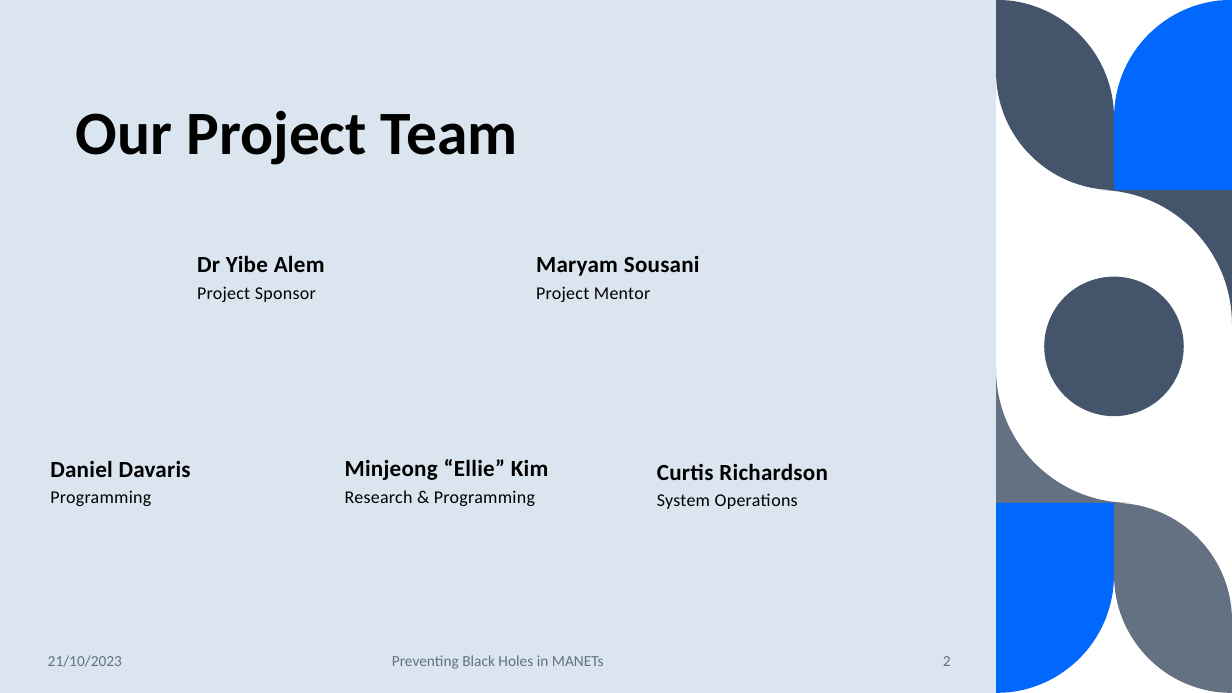
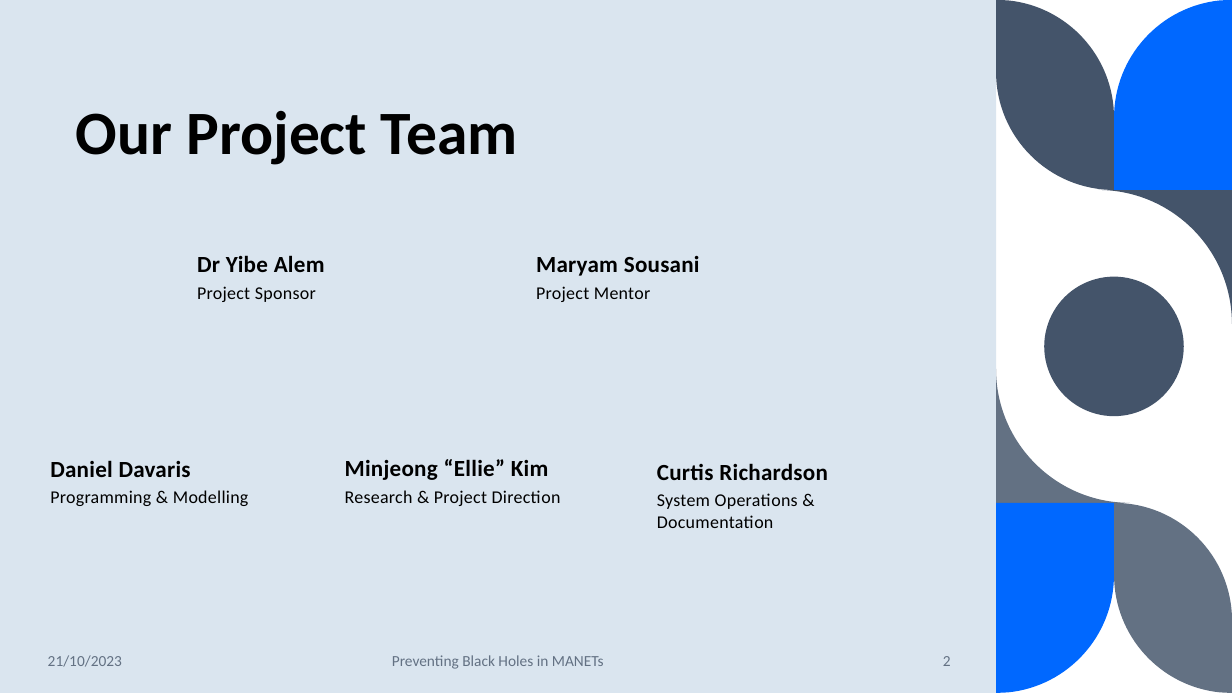
Before and after one commit to capstone11522manet/Manet11522-23-16, a slide deck: slide 2 of Presentation/Presentation.pptx. Drawn at 1232x693 pixels with LibreOffice and Linux fonts; fonts in the diff are those of the drawing. Boxes give left, top, right and bottom in pixels: in the first picture for what was removed or moved away, otherwise in the second. Text is boxed around its words. In the diff, an @@ line names an element or a change of style, - is before the commit and + after.

```diff
--- a/Presentation/Presentation.pptx
+++ b/Presentation/Presentation.pptx
@@ text at [50, 490, 249, 506]: text changed @@
-Programming
+Programming & Modelling
@@ text at [345, 490, 561, 506]: text changed @@
-Research & Programming
+Research & Project Direction
@@ text at [657, 493, 798, 528]: text changed @@
-System Operations
+System Operations & Documentation
```
Also in this commit, not shown: 5 other slides changed, 13 slides added, 2 slides removed.
